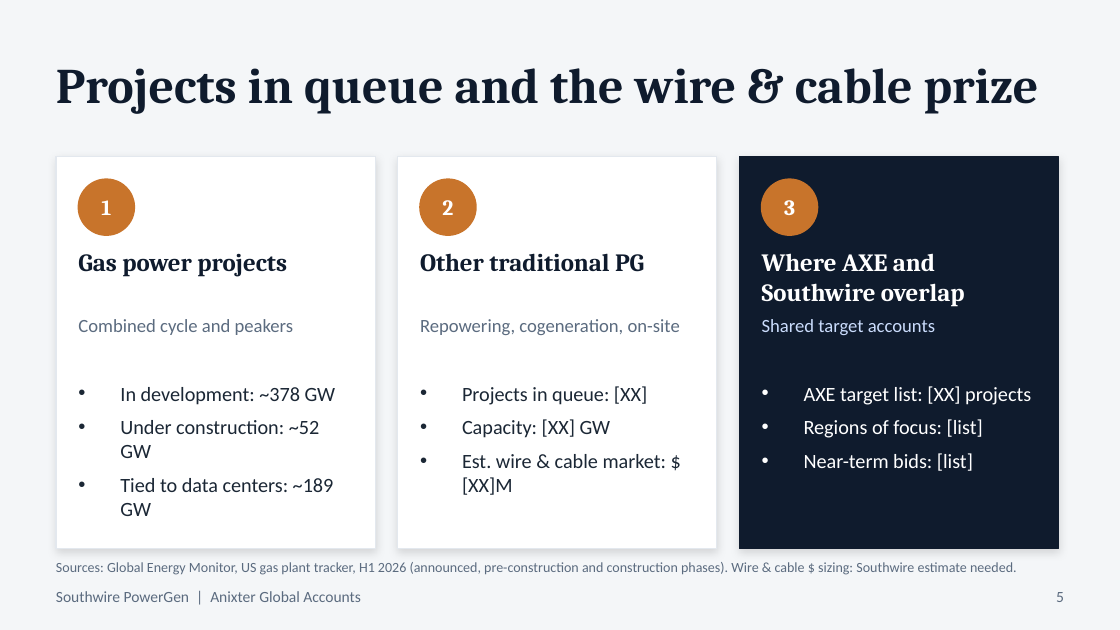
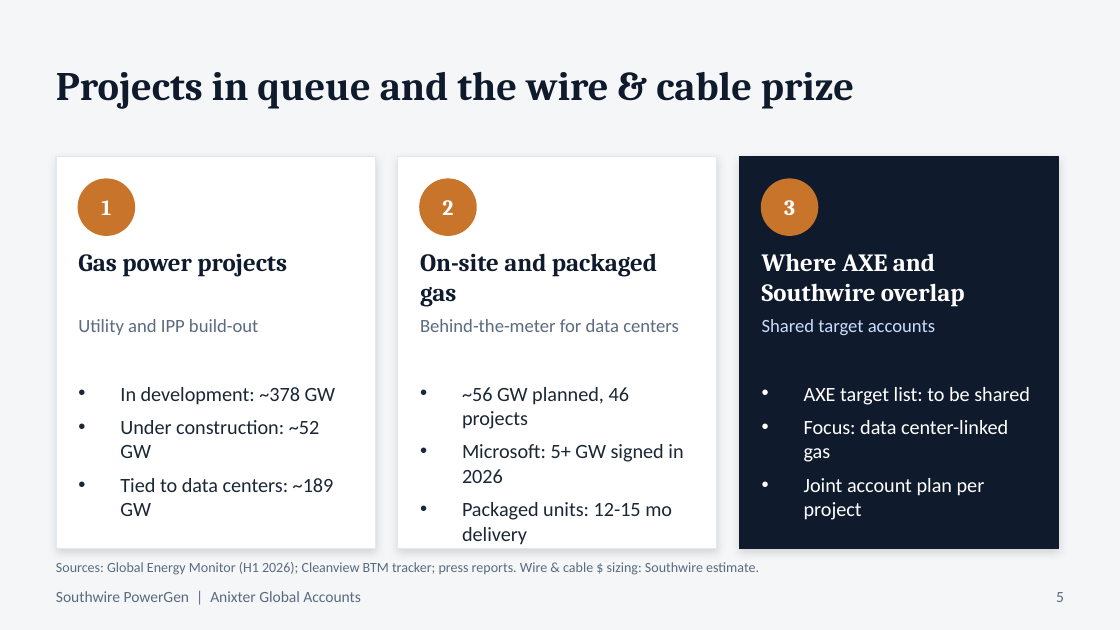
Before and after one commit to shardt87/ln, a slide deck: slide 5 of presentations/Anixter_PowerGen_Presentation_DRAFT.pptx. Drawn at 1120x630 pixels with LibreOffice and Linux fonts; fonts in the diff are those of the drawing. Boxes give left, top, right and bottom in pixels: in the first picture for what was removed or moved away, otherwise in the second. Text is boxed around its words. In the diff, an @@ line names an element or a change of style, - is before the commit and + after.

```diff
--- a/presentations/Anixter_PowerGen_Presentation_DRAFT.pptx
+++ b/presentations/Anixter_PowerGen_Presentation_DRAFT.pptx
@@ text "Projects in queue and the ..." at (56, 72, 854, 109): size 32 to 26 pt @@
@@ text at (420, 253, 657, 306): text changed @@
-Other traditional PG
+On-site and packaged gas
@@ text at (78, 319, 258, 335): text changed @@
-Combined cycle and peakers
+Utility and IPP build-out
@@ text at (420, 319, 679, 332): text changed @@
-Repowering, cogeneration, on-site
+Behind-the-meter for data centers
@@ text at (462, 387, 683, 545): text changed @@
-• Projects in queue: [XX]
-• Capacity: [XX] GW
-• Est. wire & cable market: $[XX]M
+• ~56 GW planned, 46 projects
+• Microsoft: 5+ GW signed in 2026
+• Packaged units: 12-15 mo delivery
@@ text at (804, 387, 1030, 520): text changed @@
-• AXE target list: [XX] projects
-• Regions of focus: [list]
-• Near-term bids: [list]
+• AXE target list: to be shared
+• Focus: data center-linked gas
+• Joint account plan per project
@@ text at (56, 562, 759, 575): text changed @@
-Sources: Global Energy Monitor, US gas plant tracker, H1 2026 (announced, pre-construction and construction phases). Wire & cable $ sizing: Southwire estimate needed.
+Sources: Global Energy Monitor (H1 2026); Cleanview BTM tracker; press reports. Wire & cable $ sizing: Southwire estimate.
```
Also in this commit, not shown: 7 other slides changed.
